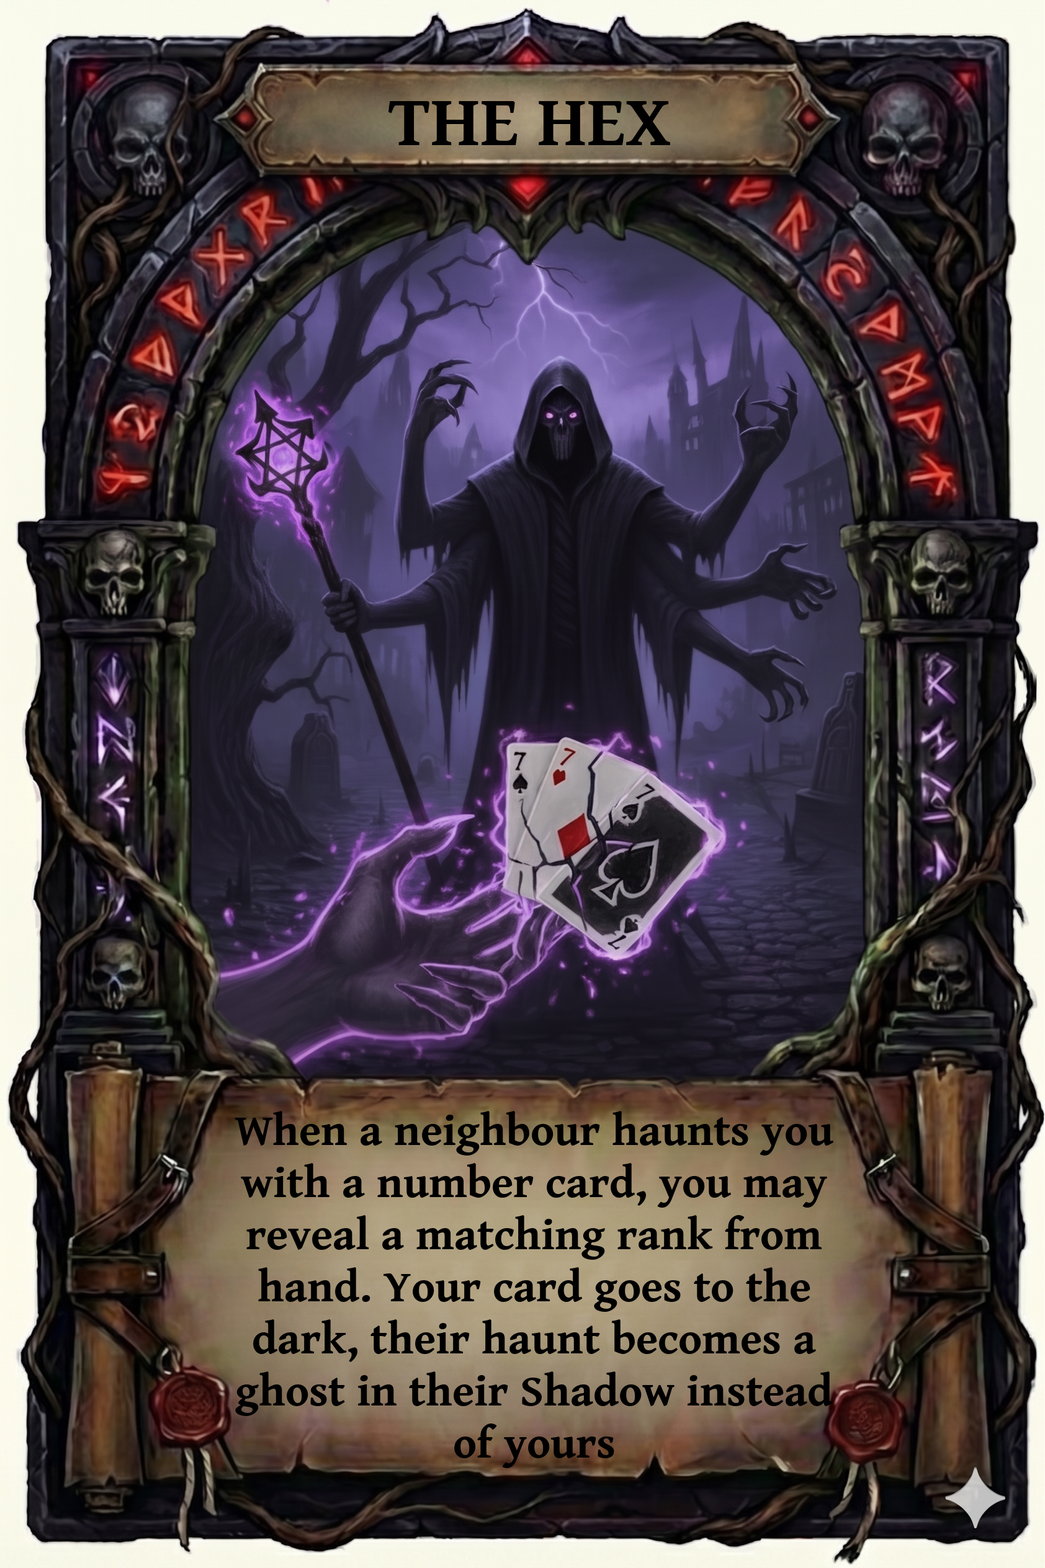
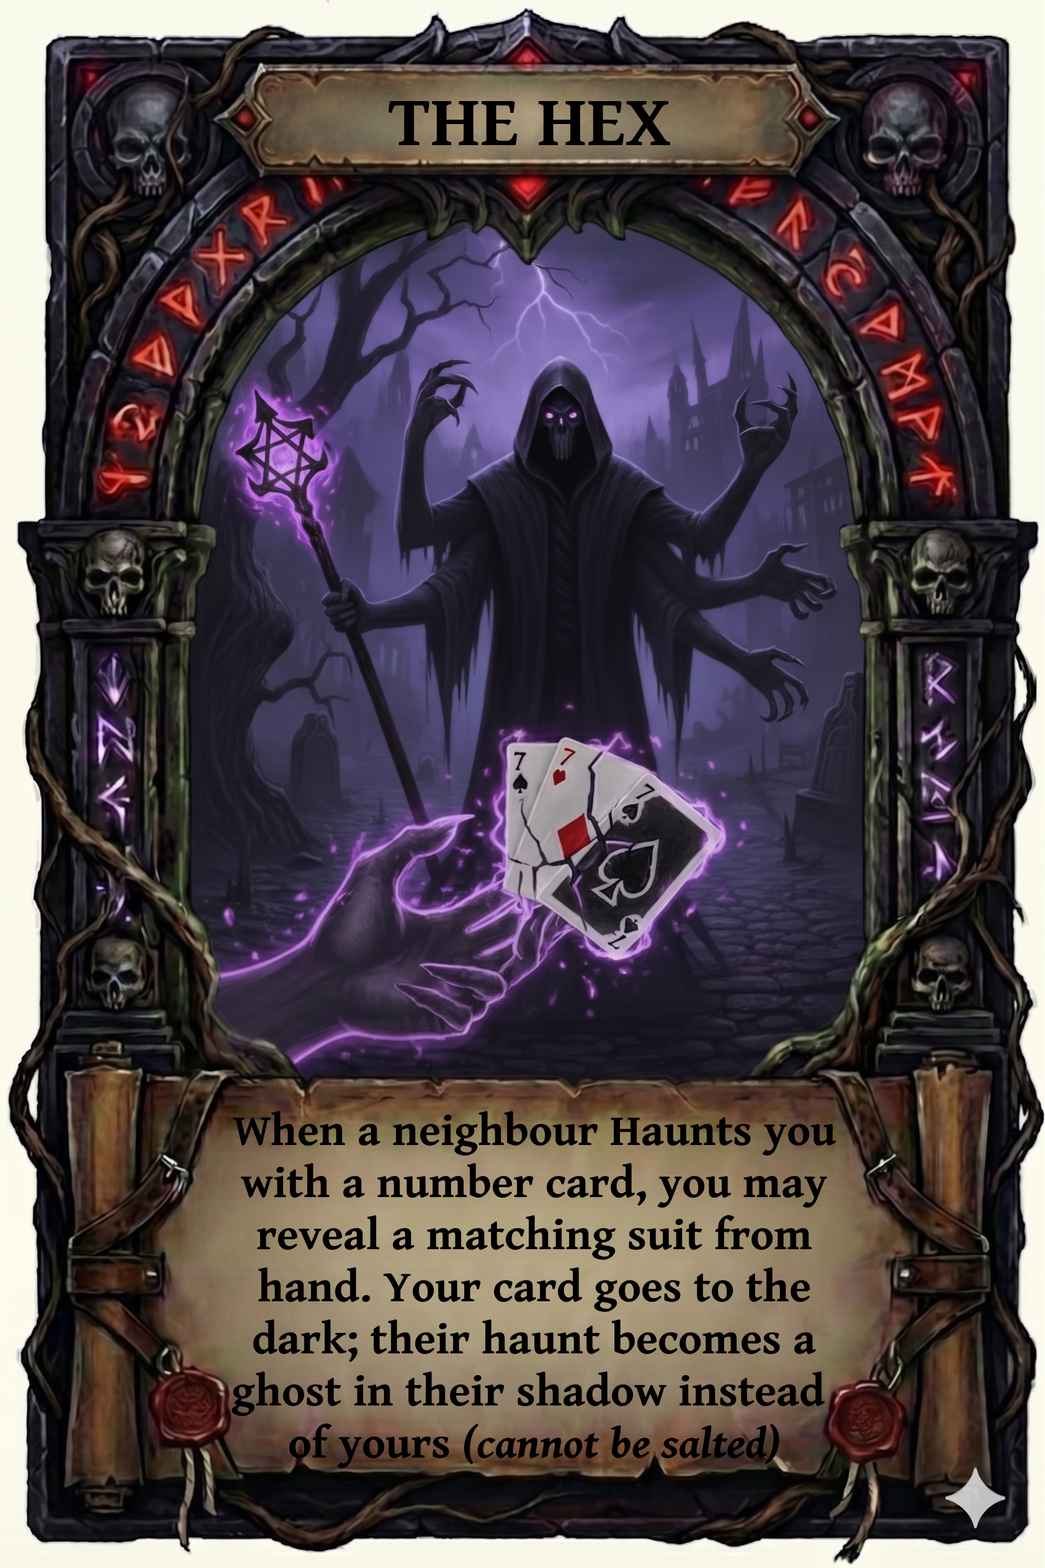
The second 1045 × 1568 image is a revision of the first. Changes to its layers:
renamed "When a neighbour haunts you wi..." to "When a neighbour Haunts you wi...", painted on it over [231, 1110, 836, 1469]